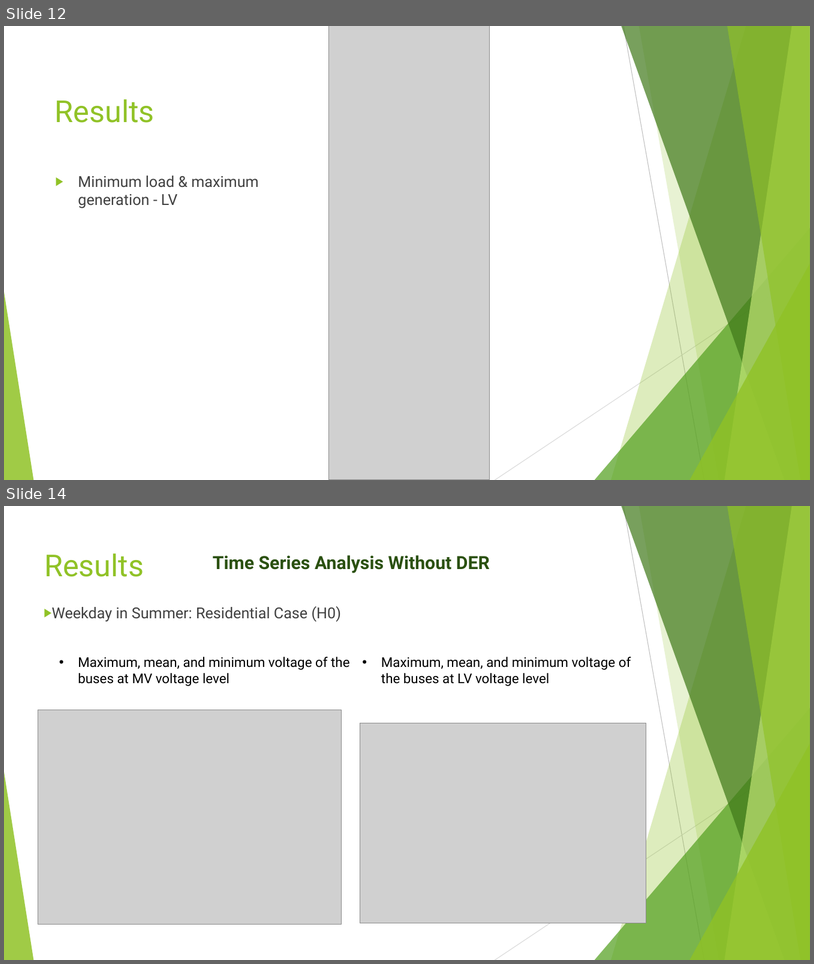
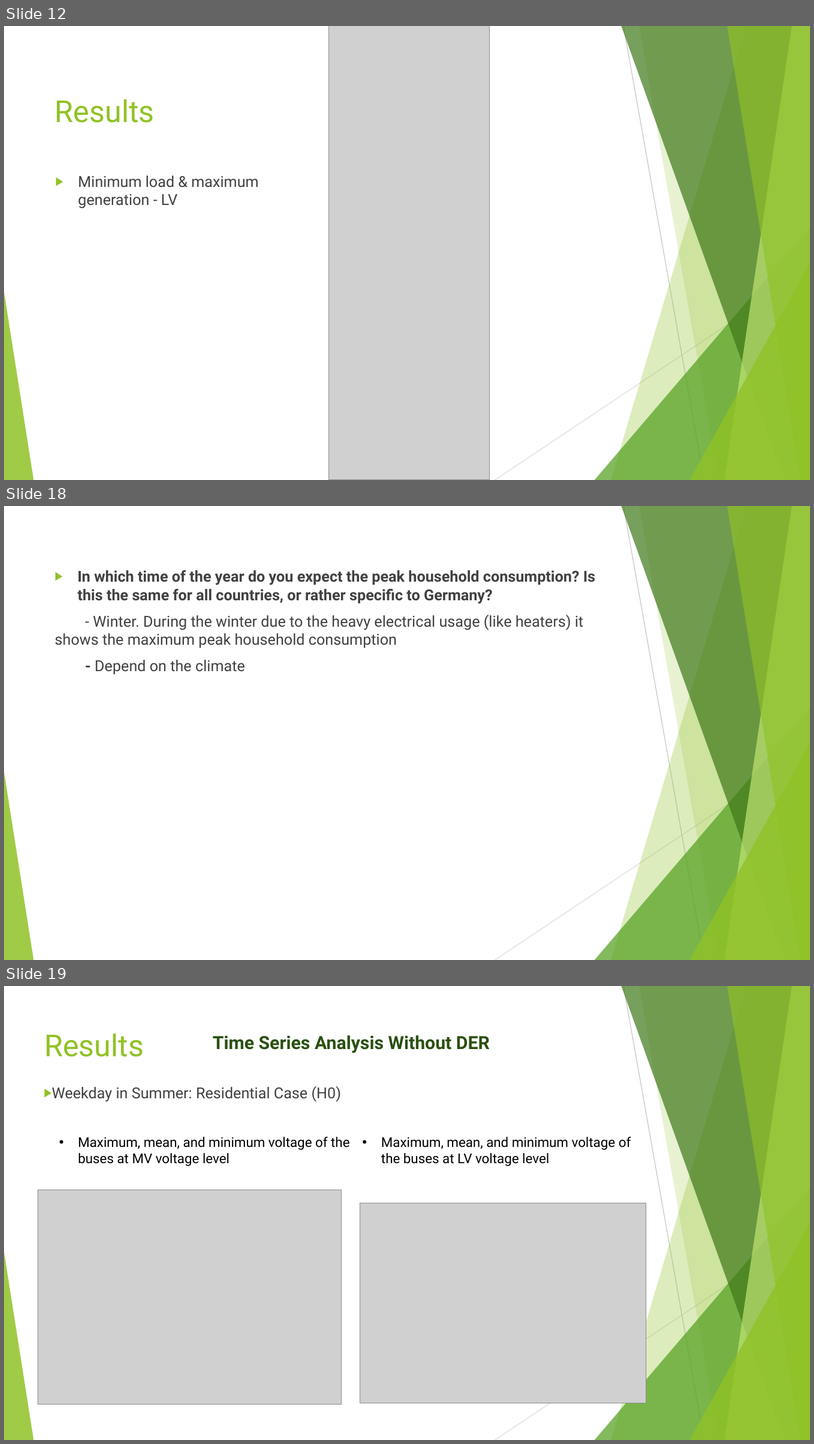
Before and after one commit to mridul2912/PSPlab22_1119250_Mridul, a slide deck: Eut-Project.pptx. Shown one above the other, each under a label of ours: slides 12 and 14 before the commit, slides 12, 18 and 19 after it; the slides between them are not shown. The pictures are 814x964 and 814x1444 pixels, drawn with LibreOffice and Linux fonts; fonts in the diff are those of the drawing; grey boxes stand for pictures. Boxes give left, top, right and bottom in pixels: in the first picture for what was removed or moved away, otherwise in the second. Text is boxed around its words. In the diff, an @@ line names an element or a change of style, - is before the commit and + after.

```diff
--- a/Eut-Project.pptx
+++ b/Eut-Project.pptx
@@ slide 18 added at <box>4,506,810,960</box>, background #FFFFFF; not listed: 10 template elements that a slide beside it also shows @@
@@ text added at <box>55,570,596,674</box>, 18 pt, text #404040 @@
+▶ In which time of the year do you expect the peak household consumption? Is this the same for all countries, or rather specific to Germany?
+- Winter. During the winter due to the heavy electrical usage (like heaters) it shows the maximum peak household consumption
+- Depend on the climate
@@ what was slide 14 is now slide 19 @@
```
Also in this commit, not shown: 1 slide changed, 4 other slides added.
